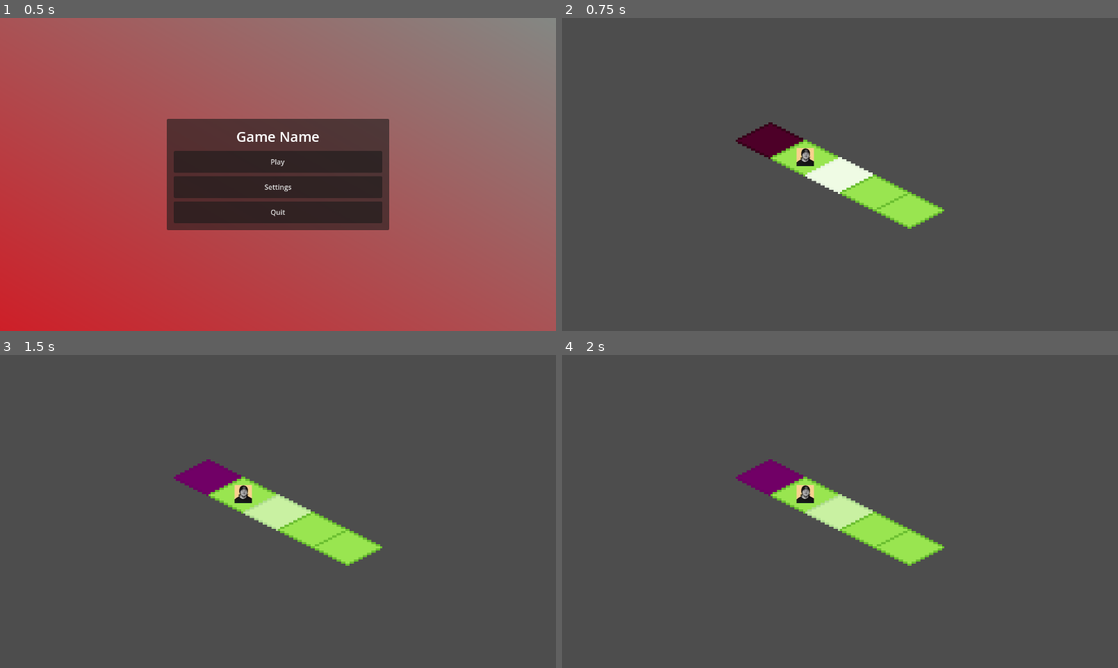
Above: before the commit, frames 1-4 (two rows, left to right).
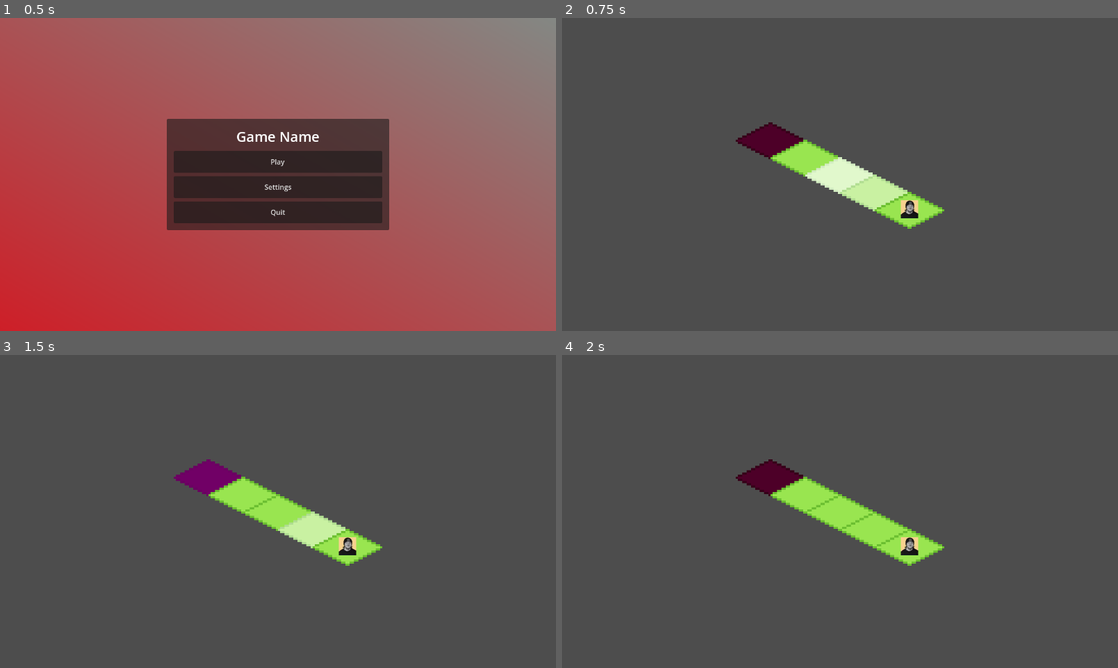
Above: after the commit, the same moments.

Repository: ckuras/GMTK-2023-Fire-Fighter
Game: Godot game, scene res://Scenes/main_menu.tscn
Two runs of this game, one before a commit and one after it. Both use one fixed random seed, a clock stepped at 60 frames per second and the inputs below.
Inputs (mouse positions are in pixels of both pictures, inside the frame that each line leads up to):
- Up to frame 1 (0.5 s): no input
- Up to frame 2 (0.75 s): click "Play" at 0.5 s
- Up to frame 3 (1.5 s): tap Enter at 1.25 s; move the mouse to (205, 477) at 1.27 s; tap Shift at 1.35 s; click (205, 477) at 1.42 s
- Up to frame 4 (2 s): tap Space at 1.52 s

Frame 1 is identical in both runs. In frame 2, 1.3% of the frame differs, in the area x 42-65%, y 41-64%; in frame 3, 1.9%; in frame 4, 1.9%.

Commit message:
Export
- added Builds/ to git ignore
- getting export to work
- wait 100 ms i hate it
- I think i took out tile_id

Diff:
--- a/Scenes/Levels/level_1.tscn
+++ b/Scenes/Levels/level_1.tscn
@@ -9,6 +9,8 @@
 [node name="Level1" type="Node2D"]
 script = ExtResource("1_mhk62")
 level_number = 1
+player_moves_remaining = 2
+player_fire_charge_count = 1
 
 [node name="Camera2D" type="Camera2D" parent="."]
 zoom = Vector2(5, 5)
@@ -26,7 +28,6 @@
 
 [node name="Tile3" parent="Board/Tiles" instance=ExtResource("3_u7okm")]
 position = Vector2(-16, -8)
-has_player = true
 
 [node name="Tile4" parent="Board/Tiles" instance=ExtResource("3_u7okm")]
 
@@ -35,6 +36,7 @@
 
 [node name="Tile9" parent="Board/Tiles" instance=ExtResource("3_u7okm")]
 position = Vector2(32, 16)
+has_player = true
 
 [node name="TurnQueue" parent="." node_paths=PackedStringArray("board", "game_state") instance=ExtResource("2_p06tp")]
 board = NodePath("../Board")
--- a/Scenes/Levels/level_2.tscn
+++ b/Scenes/Levels/level_2.tscn
@@ -7,9 +7,9 @@
 [ext_resource type="PackedScene" uid="uid://d3xj7lwu2tl8i" path="res://Scenes/turn_queue.tscn" id="5_l3vyr"]
 [ext_resource type="Script" path="res://Scripts/GameState.gd" id="6_7agrc"]
 
-[node name="Level1" type="Node2D"]
+[node name="Level2" type="Node2D"]
 script = ExtResource("1_8665l")
-level_number = 1
+level_number = 2
 
 [node name="Camera2D" type="Camera2D" parent="."]
 zoom = Vector2(5, 5)
@@ -28,35 +28,27 @@
 
 [node name="Tile2" parent="Board/Tiles" instance=ExtResource("4_40nkd")]
 position = Vector2(16, -8)
-tile_id = 1
 
 [node name="Tile3" parent="Board/Tiles" instance=ExtResource("4_40nkd")]
 position = Vector2(-16, -8)
-tile_id = 2
 
 [node name="Tile4" parent="Board/Tiles" instance=ExtResource("4_40nkd")]
-tile_id = 3
 
 [node name="Tile5" parent="Board/Tiles" instance=ExtResource("4_40nkd")]
 position = Vector2(-32, 0)
-tile_id = 3
 
 [node name="Tile6" parent="Board/Tiles" instance=ExtResource("4_40nkd")]
 position = Vector2(-16, 8)
 has_player = true
-tile_id = 3
 
 [node name="Tile7" parent="Board/Tiles" instance=ExtResource("4_40nkd")]
 position = Vector2(0, 16)
-tile_id = 3
 
 [node name="Tile8" parent="Board/Tiles" instance=ExtResource("4_40nkd")]
 position = Vector2(16, 8)
-tile_id = 3
 
 [node name="Tile9" parent="Board/Tiles" instance=ExtResource("4_40nkd")]
 position = Vector2(32, 0)
-tile_id = 3
 tile_state = 2
 
 [node name="TurnQueue" parent="." node_paths=PackedStringArray("board", "game_state") instance=ExtResource("5_l3vyr")]
--- a/Scenes/board.tscn
+++ b/Scenes/board.tscn
@@ -16,38 +16,29 @@
 
 [node name="Tile2" parent="Tiles" instance=ExtResource("1_kkxld")]
 position = Vector2(16, 8)
-tile_id = 1
 
 [node name="Tile3" parent="Tiles" instance=ExtResource("1_kkxld")]
 position = Vector2(-16, 8)
-tile_id = 2
 
 [node name="Tile4" parent="Tiles" instance=ExtResource("1_kkxld")]
 position = Vector2(0, 16)
-tile_id = 3
 
 [node name="Tile5" parent="Tiles" instance=ExtResource("1_kkxld")]
 position = Vector2(16, 24)
 has_player = true
-tile_id = 3
 
 [node name="Tile6" parent="Tiles" instance=ExtResource("1_kkxld")]
 position = Vector2(0, 32)
-tile_id = 3
 
 [node name="Tile7" parent="Tiles" instance=ExtResource("1_kkxld")]
 position = Vector2(16, 40)
-tile_id = 3
 
 [node name="Tile8" parent="Tiles" instance=ExtResource("1_kkxld")]
 position = Vector2(32, 48)
-tile_id = 3
 
 [node name="Tile9" parent="Tiles" instance=ExtResource("1_kkxld")]
 position = Vector2(48, 40)
-tile_id = 3
 
 [node name="Tile10" parent="Tiles" instance=ExtResource("1_kkxld")]
 position = Vector2(64, 32)
-tile_id = 3
 tile_state = 2
--- /dev/null
+++ b/Scripts/Tiles.gd
@@ -0,0 +1,11 @@
+extends Node
+
+
+# Called when the node enters the scene tree for the first time.
+func _ready():
+	pass # Replace with function body.
+
+
+# Called every frame. 'delta' is the elapsed time since the previous frame.
+func _process(delta):
+	pass
--- a/Scripts/TurnQueue.gd
+++ b/Scripts/TurnQueue.gd
@@ -7,10 +7,13 @@
 
 func _ready():
 	active_turn = get_child(0)
+	print("queue waiting for level to be initialized...")
 	await EventBus.level_initialized
+	print("queue found level to be initialized")
 	play_active_turn()
 
 func play_active_turn():
+	print("top of play_active_turn")
 	await active_turn.play_turn()
 	var new_index: int = (active_turn.get_index() + 1) % get_child_count()
 	active_turn = get_child(new_index)
--- a/Scripts/board.gd
+++ b/Scripts/board.gd
@@ -4,6 +4,7 @@
 
 func _ready():
 	game_state.player_tile_name_set.connect(_on_player_tile_name_set)
+	EventBus.connect("level_initialized", _on_player_tile_name_set)
 	for tile in $Tiles.get_children():
 		tile.initialize(game_state)
 
@@ -24,13 +25,14 @@
 func draw_reachable_tiles(player_tile_name):
 	# Reset all tiles to not be reachable. This must happen before setting the new neighbors to
 	# be reachable because its previous neighbors need to be updated somehow.
-	for tile in $Tiles.get_children():
-		tile.emit_signal("change_can_player_reach", false)
+	reset_reachable_tiles()
 
 	var player_tile = $Tiles.get_children().filter(
-		func(tile): return player_tile_name == tile.name
+		func(tile): return tile.name == player_tile_name
 	)
 	if player_tile.size() == 1:
+		print ("updating neighbors of ", player_tile[0].name)
 		# Tell all neighbor tiles whether or not they are reachable
 		for tile in player_tile[0].get_all_neighbors():
+			print (tile.name, " tile_state: ", tile.tile_state)
 			tile.emit_signal("change_can_player_reach", tile.tile_state == Tile.TileState.None)
--- a/Scripts/level.gd
+++ b/Scripts/level.gd
@@ -26,6 +26,8 @@
 	game_state.player_moves_remaining = player_moves_remaining
 	game_state.player_fire_charge_count = player_fire_charge_count
 
+	EventBus.emit_signal("level_initialized")
+
 	print("waiting for player to win round...")
 	await EventBus.player_won_round
 	emit_signal("level_changed", "level_" + str(level_number + 1))
--- a/Scripts/scene_switcher.gd
+++ b/Scripts/scene_switcher.gd
@@ -3,14 +3,18 @@
 @onready var current_level = $Level1
 
 func _ready():
+	print("made a new scene switcher")
 	current_level.connect("level_changed", _handle_level_change)
 	EventBus.connect("restart_level", _handle_level_restart)
 
 func _handle_level_change(next_level_name: String):
+	current_level.queue_free()
+	await get_tree().create_timer(0.1).timeout
+
 	var next_level = load("res://Scenes/Levels/" + next_level_name + ".tscn").instantiate()
-	get_tree().root.add_child(next_level)
+	self.add_child(next_level)
 	next_level.connect("level_changed", _handle_level_change)
-	current_level.queue_free()
+#	current_level.queue_free()
 	current_level = next_level
 
 func _handle_level_restart():
--- a/project.godot
+++ b/project.godot
@@ -23,3 +23,7 @@
 
 window/size/viewport_width=1280
 window/size/viewport_height=720
+
+[rendering]
+
+renderer/rendering_method="gl_compatibility"
Not shown, added: export_presets.cfg
Not shown, changed: .gitignore
